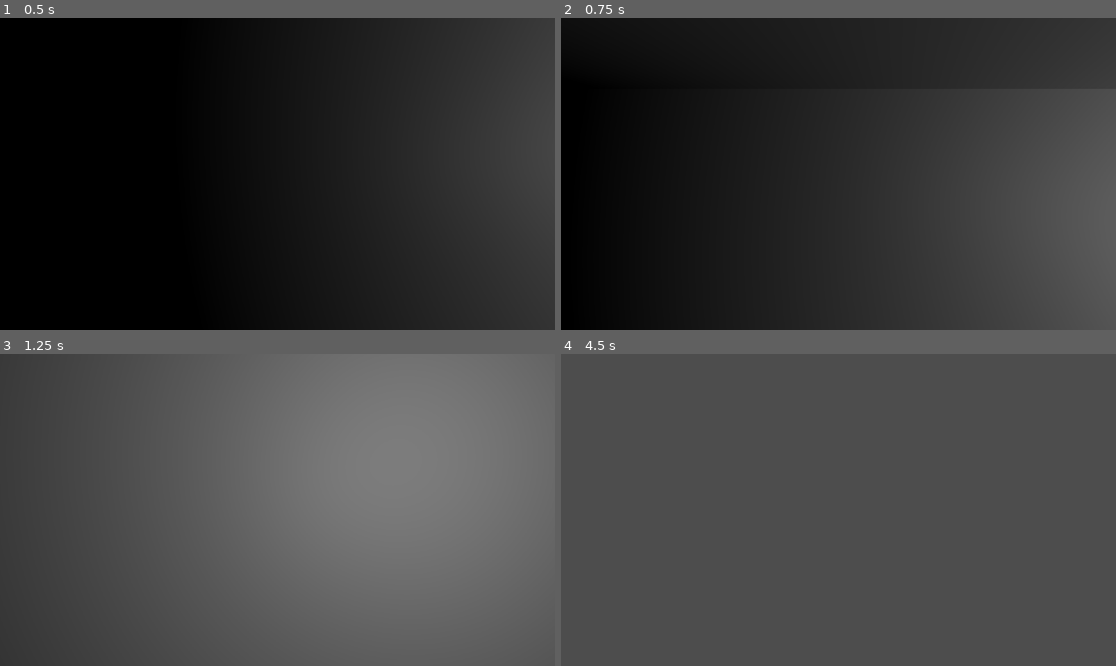
Above: before the commit, frames 1-4 (two rows, left to right).
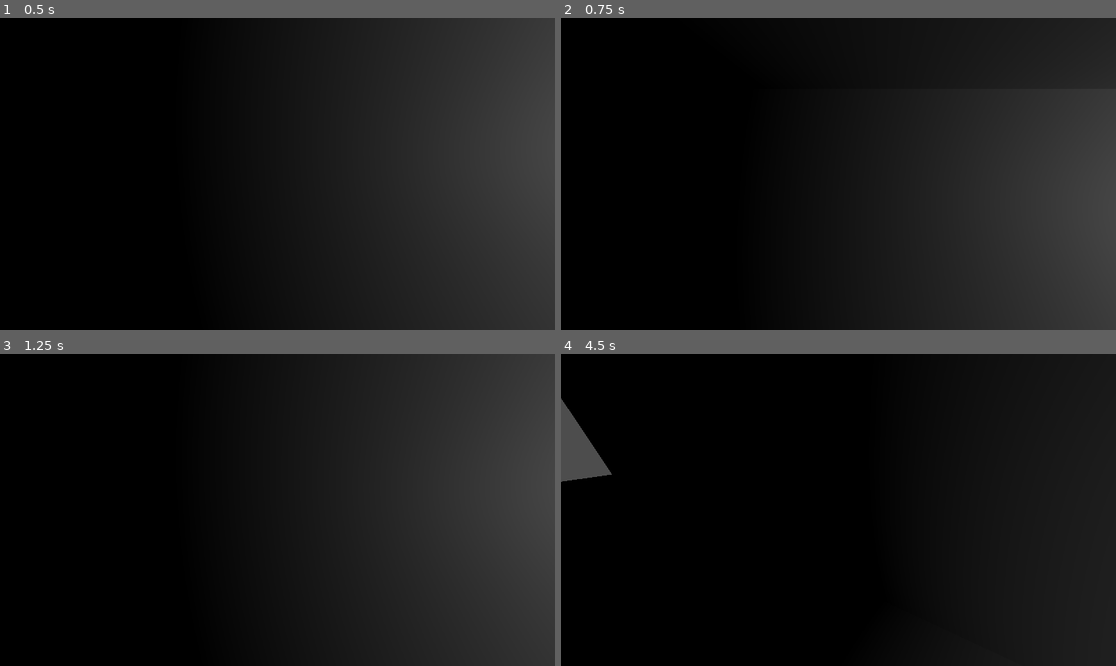
Above: after the commit, the same moments.

Repository: JoonaKhr/3DSpook
Game: Godot game, scene res://node_3d.tscn
Same seed, same stepped clock (60 frames per second), same inputs: the game is played once before the commit and once after it.
Inputs (mouse positions are in pixels of both pictures, inside the frame that each line leads up to):
- Up to frame 1 (0.5 s): no input
- Up to frame 2 (0.75 s): tap Enter (ui_accept) at 0.5 s; move the mouse to (960, 158) at 0.52 s; hold Right (ui_right) from 0.53 s (still down); click (960, 158) at 0.67 s
- Up to frame 3 (1.25 s): keep holding Right (ui_right); tap Enter (ui_accept) at 0.77 s
- Up to frame 4 (4.5 s): move the mouse to (810, 510) at 1.27 s; release Right (ui_right) at 1.28 s; hold Up (ui_up) from 1.28 s (still down); tap Enter (ui_accept) at 1.52, 2, 3.02, 3.77, 4.25 s; move the mouse to (849, 503) at 2.02 s; move the mouse to (832, 516) at 2.77 s; move the mouse to (877, 513) at 3.52 s; move the mouse to (794, 506) at 4.27 s

Frame 1 is identical in both runs. In frame 2, 9.2% of the frame differs, in the area x 29-100%, y 22-100%; in frame 3, 100%, in the area x 0-100%, y 0-100%; in frame 4, 99%.

Commit message:
raycasting left click and wasd movement

Diff:
--- a/PlayerController.gd
+++ b/PlayerController.gd
@@ -3,6 +3,7 @@
 
 const SPEED = 5.0
 const JUMP_VELOCITY = 4.5
+const RAY_LENGTH = 1000
 var rot_x = 0
 var rot_y = 0
 
@@ -22,8 +23,19 @@
 
 
 func _physics_process(delta):
+	var space_state = get_world_3d().direct_space_state
 	var cam = $Pivot/Camera3D
 	var mousepos = get_viewport().get_mouse_position()
+
+	var origin = cam.project_ray_origin(mousepos)
+	var end = origin + cam.project_ray_normal(mousepos) * RAY_LENGTH
+	var query = PhysicsRayQueryParameters3D.create(origin, end)
+	query.collide_with_areas = true
+
+	var result = space_state.intersect_ray(query)
+	if Input.is_mouse_button_pressed(1):
+		if result:
+			print(result)
 	# Add the gravity.
 	if not is_on_floor():
 		velocity.y -= gravity * delta
@@ -34,8 +46,8 @@
 
 	# Get the input direction and handle the movement/deceleration.
 	# As good practice, you should replace UI actions with custom gameplay actions.
-	var input_dir = Input.get_vector("ui_left", "ui_right", "ui_up", "ui_down")
-	var direction = (transform.basis * Vector3(input_dir.x, 0, input_dir.y)).normalized()
+	var input_dir = Input.get_vector("left", "right", "forwards", "backwards")
+	var direction = ($Pivot.transform.basis.rotated(Vector3.UP, rotation.y) * Vector3(input_dir.x, 0, input_dir.y)).normalized()
 	if direction:
 		velocity.x = direction.x * SPEED
 		velocity.z = direction.z * SPEED
--- a/project.godot
+++ b/project.godot
@@ -14,3 +14,26 @@
 run/main_scene="res://node_3d.tscn"
 config/features=PackedStringArray("4.1", "Forward Plus")
 config/icon="res://icon.svg"
+
+[input]
+
+forwards={
+"deadzone": 0.5,
+"events": [Object(InputEventKey,"resource_local_to_scene":false,"resource_name":"","device":-1,"window_id":0,"alt_pressed":false,"shift_pressed":false,"ctrl_pressed":false,"meta_pressed":false,"pressed":false,"keycode":0,"physical_keycode":87,"key_label":0,"unicode":119,"echo":false,"script":null)
+]
+}
+backwards={
+"deadzone": 0.5,
+"events": [Object(InputEventKey,"resource_local_to_scene":false,"resource_name":"","device":-1,"window_id":0,"alt_pressed":false,"shift_pressed":false,"ctrl_pressed":false,"meta_pressed":false,"pressed":false,"keycode":0,"physical_keycode":83,"key_label":0,"unicode":115,"echo":false,"script":null)
+]
+}
+left={
+"deadzone": 0.5,
+"events": [Object(InputEventKey,"resource_local_to_scene":false,"resource_name":"","device":-1,"window_id":0,"alt_pressed":false,"shift_pressed":false,"ctrl_pressed":false,"meta_pressed":false,"pressed":false,"keycode":0,"physical_keycode":65,"key_label":0,"unicode":97,"echo":false,"script":null)
+]
+}
+right={
+"deadzone": 0.5,
+"events": [Object(InputEventKey,"resource_local_to_scene":false,"resource_name":"","device":-1,"window_id":0,"alt_pressed":false,"shift_pressed":false,"ctrl_pressed":false,"meta_pressed":false,"pressed":false,"keycode":0,"physical_keycode":68,"key_label":0,"unicode":100,"echo":false,"script":null)
+]
+}
